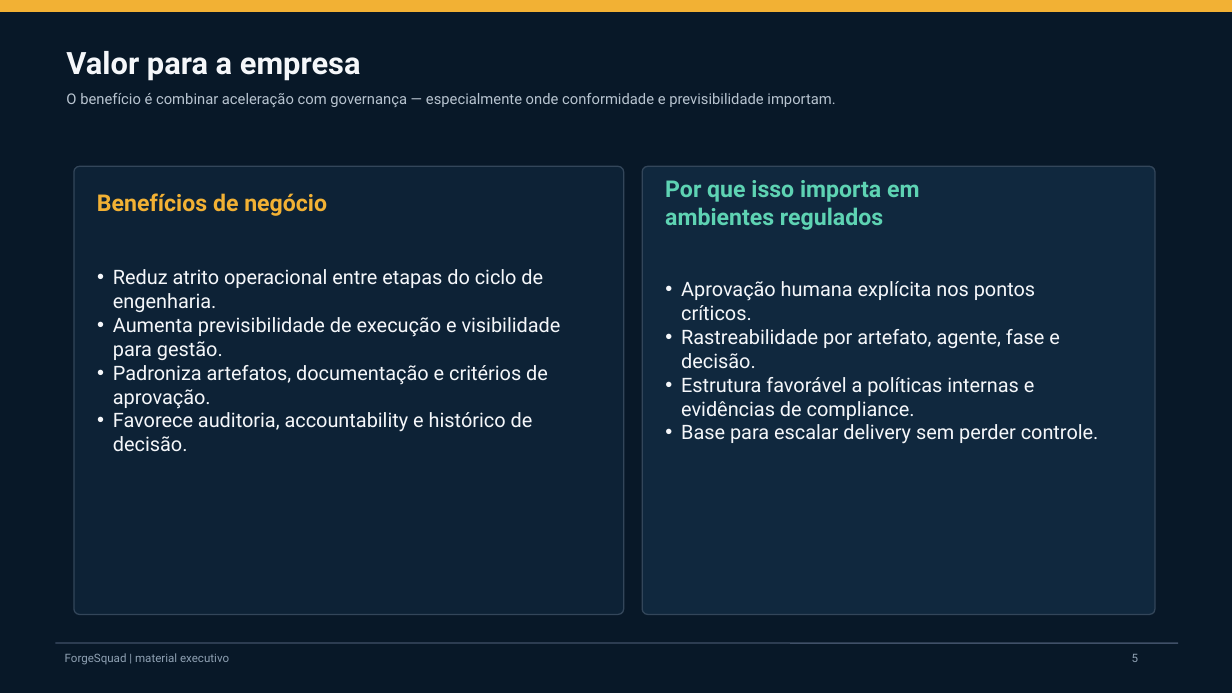
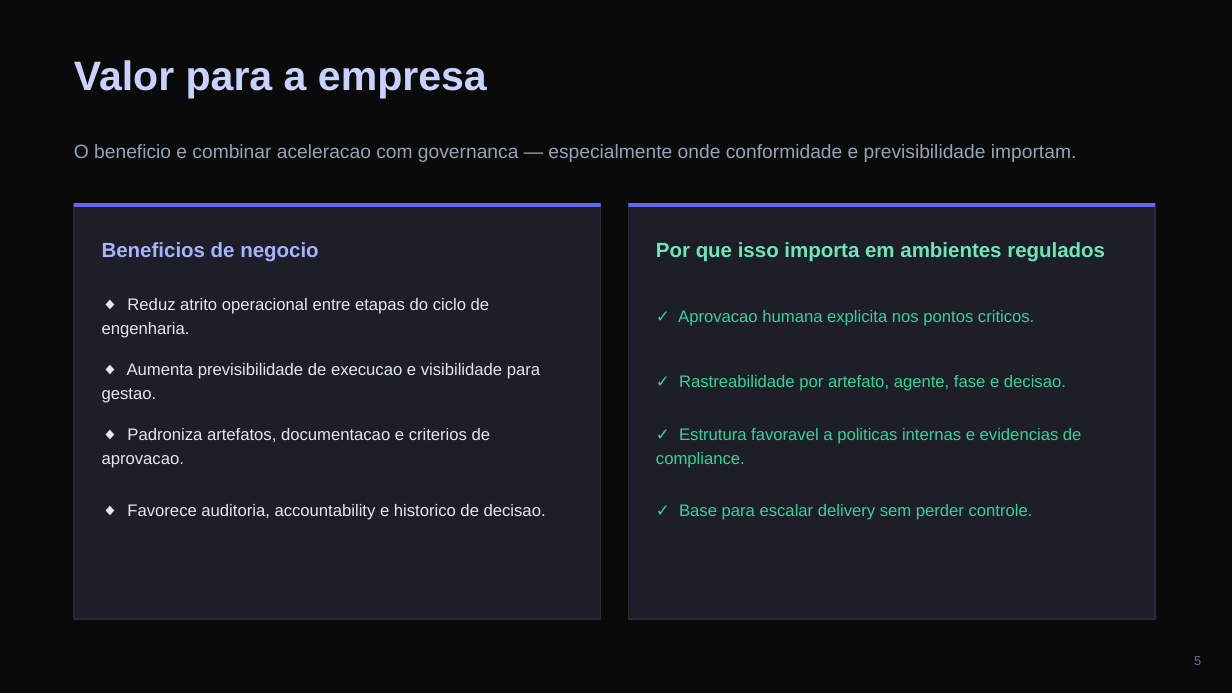
Before and after one commit to Brunooacks/forgesquadinovation, a slide deck: slide 5 of docs/ForgeSquad-Apresentacao-Comercial.pptx. Drawn at 1232x693 pixels with LibreOffice and Linux fonts; fonts in the diff are those of the drawing. Boxes give left, top, right and bottom in pixels: in the first picture for what was removed or moved away, otherwise in the second. Text is boxed around its words. In the diff, an @@ line names an element or a change of style, - is before the commit and + after.

```diff
--- a/docs/ForgeSquad-Apresentacao-Comercial.pptx
+++ b/docs/ForgeSquad-Apresentacao-Comercial.pptx
@@ background #081828 to #0A0A0A @@
@@ rectangle removed at [0,0,1232,693] @@
@@ rectangle removed at [0,0,1232,11] @@
@@ text "Valor para a empresa": place and size @@
-text "Valor para a empresa" at [66,51,361,81]
+text "Valor para a empresa" at [74,60,487,98]
@@ text "Valor para a empresa" at [74,60,487,98]: size 24 to 32 pt, font Roboto to Arial, text colour #F5F7FA to #C7D2FE @@
@@ text at [74,144,1076,162]: text changed; size 11.5 to 15 pt; font Roboto to Arial; text colour #B8C4D0 to #94A3B8 @@
-O benefício é combinar aceleração com governança — especialmente onde conformidade e previsibilidade importam.
+O beneficio e combinar aceleracao com governanca — especialmente onde conformidade e previsibilidade importam.
@@ rounded rectangle removed at [74,166,624,615] @@
@@ rounded rectangle removed at [642,166,1155,615] @@
@@ rectangle added at [74,203,601,619], fill #1E1E28, outline #2A2A3A 1 pt @@
@@ rectangle added at [74,203,601,207], fill #6366F1 @@
@@ text removed at [97,193,327,216] @@
-Benefícios de negócio
@@ rectangle added at [628,203,1155,619], fill #1E1E28, outline #2A2A3A 1 pt @@
@@ rectangle added at [628,203,1155,207], fill #6366F1 @@
@@ text "Por que isso importa em ...": place and size @@
-text "Por que isso importa em ..." at [665,180,919,230]
+text "Por que isso importa em ..." at [656,242,1105,262]
@@ text "Por que isso importa em ..." at [656,242,1105,262]: size 18 to 16 pt, font Roboto to Arial, text colour #5ED3B3 to #6EE7B7 @@
@@ text added at [102,242,318,262], 16 pt, text #A5B4FC, bold @@
+Beneficios de negocio
@@ text at [102,298,490,338]: text changed; size 15.5 to 13 pt; font Roboto to Arial; text colour #F5F7FA to #E2E8F0 @@
-• Reduz atrito operacional entre etapas do ciclo de engenharia.
-• Aumenta previsibilidade de execução e visibilidade para gestão.
-• Padroniza artefatos, documentação e critérios de aprovação.
-• Favorece auditoria, accountability e histórico de decisão.
+◆ Reduz atrito operacional entre etapas do ciclo de engenharia.
@@ text added at [678,310,1034,326], 13 pt, text #34D399 @@
+✓ Aprovacao humana explicita nos pontos criticos.
@@ text at [102,363,540,403]: text changed; size 15.5 to 13 pt; font Roboto to Arial; text colour #F5F7FA to #E2E8F0 @@
-• Aprovação humana explícita nos pontos críticos.
-• Rastreabilidade por artefato, agente, fase e decisão.
-• Estrutura favorável a políticas internas e evidências de compliance.
-• Base para escalar delivery sem perder controle.
+◆ Aumenta previsibilidade de execucao e visibilidade para gestao.
@@ text added at [679,375,1066,391], 13 pt, text #34D399 @@
+✓ Rastreabilidade por artefato, agente, fase e decisao.
@@ text added at [102,428,491,468], 13 pt, text #E2E8F0 @@
+◆ Padroniza artefatos, documentacao e criterios de aprovacao.
@@ text added at [656,428,1082,468], 13 pt, text #34D399 @@
+✓ Estrutura favoravel a politicas internas e evidencias de compliance.
@@ text added at [127,504,546,520], 13 pt, text #E2E8F0 @@
+◆ Favorece auditoria, accountability e historico de decisao.
@@ text added at [679,504,1033,520], 13 pt, text #34D399 @@
+✓ Base para escalar delivery sem perder controle.
@@ line removed from (55, 643) to (1178, 643) @@
@@ text removed at [65,653,229,665] @@
-ForgeSquad | material executivo
@@ text "5": place and size @@
-text "5" at [1132,654,1139,662]
+text "5" at [1194,656,1201,665]
@@ text "5" at [1194,656,1201,665]: size 9 to 10 pt, font Roboto to Arial, text colour #8FA1B3 to #64748B; alignment left to right; vertical alignment top to middle @@
```
Also in this commit, not shown: 8 other slides changed.
